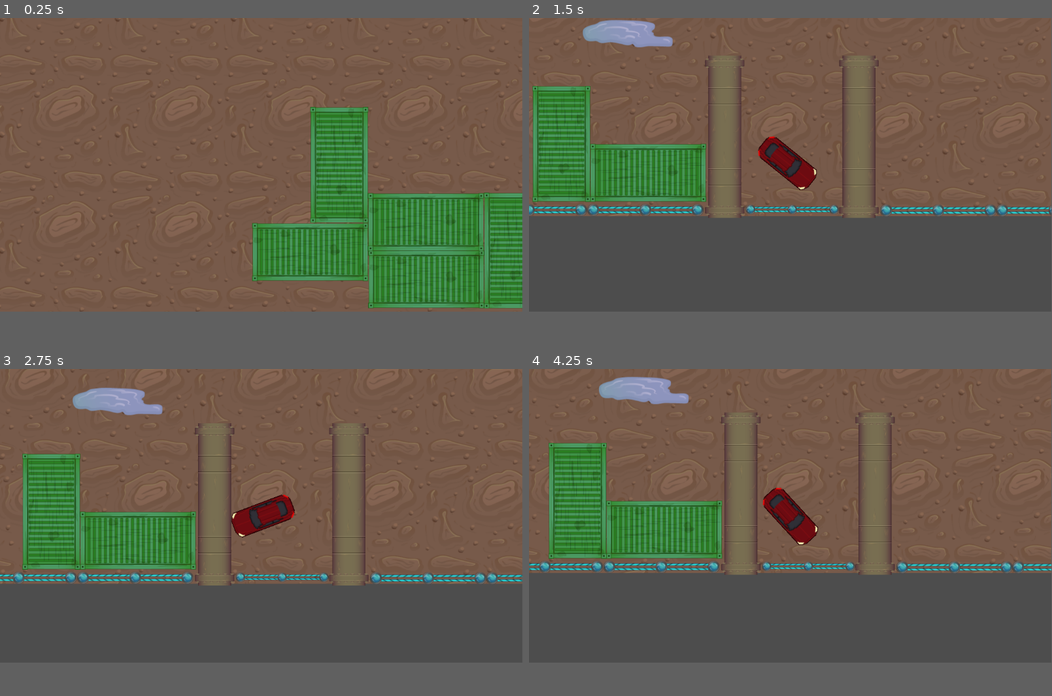
Above: before the commit, frames 1-4 (two rows, left to right).
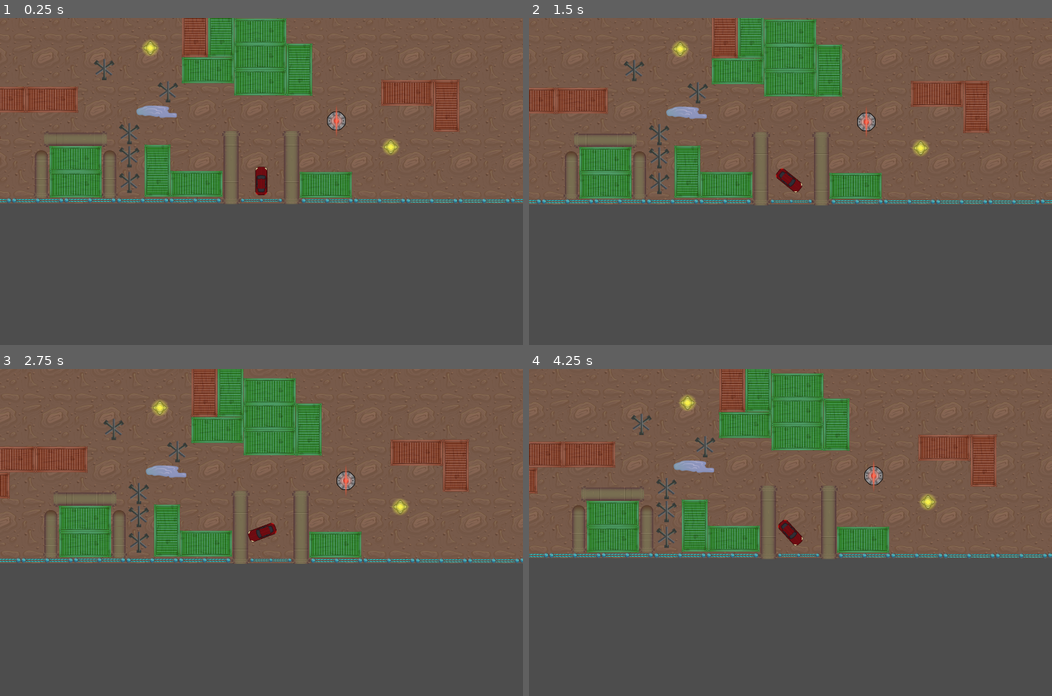
Above: after the commit, the same moments.

Repository: Lennartluber/DriveDeliver
Game: Godot game, scene res://scenes/TestWorld.tscn
Two runs of this game, one before a commit and one after it. Both use one fixed random seed, a clock stepped at 60 frames per second and the inputs below.
Inputs:
- Up to frame 1 (0.25 s): no input
- Up to frame 2 (1.5 s): hold D (right) 0.53-1.28 s; tap Space (ui_select) at 0.77 s; hold S (down) from 1.28 s (still down)
- Up to frame 3 (2.75 s): tap Space (ui_select) at 1.52 s; release S (down) at 2.03 s; hold D (right) from 2.03 s (still down)
- Up to frame 4 (4.25 s): release D (right) at 2.78 s; hold W (up) 2.78-3.53 s; tap Space (ui_select) at 3.02, 3.77 s; hold A (left) from 3.53 s (still down)
In our replay, the window is 799x449 before the commit and 800x500 after it. These sizes can differ from the game's own. Grey fills any space a smaller window leaves; there, only what the larger window draws over its background counts as a difference.

The runs differ from the first frame. In frame 1, 49% of the frame differs, in the area x 0-100%, y 0-90%; in frame 2, 22%; in frame 3, 25%; in frame 4, 23%.

Commit message:
I added a npc car scene

Diff:
--- /dev/null
+++ b/NPC car.tscn
@@ -0,0 +1,26 @@
+[gd_scene load_steps=5 format=3 uid="uid://c8cf8bm2yydqb"]
+
+[ext_resource type="Script" uid="uid://drrvsxykootsd" path="res://npc_car.gd" id="1_3m3sh"]
+[ext_resource type="Texture2D" uid="uid://dghkgphjunxmh" path="res://2D TOP DOWN PIXEL CARS/Truck/truck_blue.png" id="1_rn0le"]
+
+[sub_resource type="RectangleShape2D" id="RectangleShape2D_3m3sh"]
+size = Vector2(36, 79)
+
+[sub_resource type="RectangleShape2D" id="RectangleShape2D_til2w"]
+size = Vector2(36, 79)
+
+[node name="NPCcar" type="CharacterBody2D"]
+script = ExtResource("1_3m3sh")
+
+[node name="Sprite2D" type="Sprite2D" parent="."]
+texture = ExtResource("1_rn0le")
+
+[node name="CollisionShape2D" type="CollisionShape2D" parent="."]
+position = Vector2(0, 0.5)
+shape = SubResource("RectangleShape2D_3m3sh")
+
+[node name="Area2D" type="Area2D" parent="."]
+
+[node name="CollisionShape2D" type="CollisionShape2D" parent="Area2D"]
+position = Vector2(0, 0.5)
+shape = SubResource("RectangleShape2D_til2w")
--- /dev/null
+++ b/PlayerCar.tscn
@@ -0,0 +1,25 @@
+[gd_scene load_steps=4 format=3 uid="uid://by7pl6dwvmwtg"]
+
+[ext_resource type="Script" uid="uid://bbajokkhlljkf" path="res://scenes/car_controller.gd" id="1_mfh7n"]
+[ext_resource type="Texture2D" uid="uid://l66rsvpg5ms3" path="res://2D TOP DOWN PIXEL CARS/Coupe/coupe_red.png" id="2_j28rr"]
+
+[sub_resource type="CapsuleShape2D" id="CapsuleShape2D_epypp"]
+radius = 29.0
+height = 150.0
+
+[node name="car" type="CharacterBody2D" groups=["Player"]]
+z_index = 6
+rotation = 4.71239
+scale = Vector2(0.939194, 0.99818)
+script = ExtResource("1_mfh7n")
+metadata/_edit_group_ = true
+
+[node name="CollisionShape2D" type="CollisionShape2D" parent="."]
+rotation = 1.57079
+shape = SubResource("CapsuleShape2D_epypp")
+
+[node name="Sprite2D" type="Sprite2D" parent="."]
+position = Vector2(0.25, 0.25)
+rotation = 1.57079
+scale = Vector2(2, 1.98)
+texture = ExtResource("2_j28rr")
--- /dev/null
+++ b/npc_car.gd
@@ -0,0 +1,39 @@
+extends CharacterBody2D
+
+@export var speed: float = 200.0  # Speed of the NPC car
+@export var start_point: Node2D  # Reference to the start point
+@export var end_point: Node2D    # Reference to the end point
+
+var target_position: Vector2
+var initial_position: Vector2
+
+func _ready():
+	# Ensure start and end points are assigned
+	if start_point and end_point:
+		initial_position = start_point.global_position
+		target_position = end_point.global_position
+		global_position = initial_position  # Start at the initial position
+	else:
+		push_error("Start or End point not assigned!")
+
+func _physics_process(delta):
+	# Calculate direction to the target
+	var direction = (target_position - global_position).normalized()
+
+	# Move the car
+	velocity = direction * speed
+	move_and_slide()
+
+	# Check if the car is close to the target
+	if global_position.distance_to(target_position) < 10.0:
+		respawn()
+
+func respawn():
+	# Reset position to start point
+	global_position = initial_position
+	velocity = Vector2.ZERO
+
+func _on_area_2d_body_entered(body):
+	# Check if the colliding body is the player
+	if body.is_in_group("player"):
+		body.die()  # Call the player's die function
--- a/project.godot
+++ b/project.godot
@@ -14,6 +14,11 @@
 run/main_scene="res://scenes/TestWorld.tscn"
 config/features=PackedStringArray("4.4", "Forward Plus")
 config/icon="res://icon.svg"
+
+[display]
+
+window/size/viewport_width=5000
+window/size/viewport_height=2500
 
 [input]
 
--- /dev/null
+++ b/scenes/PIPE 2.tscn
@@ -0,0 +1,11 @@
+[gd_scene load_steps=2 format=3 uid="uid://b4aj1m0ab3wag"]
+
+[ext_resource type="Texture2D" uid="uid://ch8taf4205tok" path="res://PNG/Decor_Items/Decor_Pipe_C_01.png" id="1_goob7"]
+
+[node name="StaticBody2D" type="StaticBody2D"]
+
+[node name="Sprite2D" type="Sprite2D" parent="."]
+texture = ExtResource("1_goob7")
+
+[node name="CollisionPolygon2D" type="CollisionPolygon2D" parent="."]
+polygon = PackedVector2Array(-66, -56, -66, 56, 24, 55, 28.5, 55, 44.5, 46, 46.9, 46, 55.9, 36, 57.3, 36, 66.4, 14, 68, 14, 68, -12.4, 65, -19.4, 65, -22.6, 58, -32.6, 58, -35, 42, -48.1, 42, -49.5, 26, -54.5, 26, -56)
--- a/scenes/TestWorld.tscn
+++ b/scenes/TestWorld.tscn
@@ -1,49 +1,36 @@
-[gd_scene load_steps=10 format=3 uid="uid://d4cm57vspmiln"]
+[gd_scene load_steps=15 format=3 uid="uid://d4cm57vspmiln"]
 
 [ext_resource type="Texture2D" uid="uid://2ca6w4mgkqsb" path="res://PNG/Ground_Tile_01_C.png" id="1_mxtr1"]
-[ext_resource type="Script" uid="uid://bbajokkhlljkf" path="res://scenes/car_controller.gd" id="2_a2f0d"]
-[ext_resource type="Texture2D" uid="uid://l66rsvpg5ms3" path="res://2D TOP DOWN PIXEL CARS/Coupe/coupe_red.png" id="3_2puco"]
+[ext_resource type="PackedScene" uid="uid://by7pl6dwvmwtg" path="res://PlayerCar.tscn" id="2_mxtr1"]
 [ext_resource type="Script" uid="uid://mg353le61aqf" path="res://scenes/camera_2d.gd" id="4_21yxg"]
 [ext_resource type="PackedScene" uid="uid://m1e8ae8lwcpj" path="res://scenes/pipe.tscn" id="6_1kh8g"]
 [ext_resource type="PackedScene" uid="uid://bjj7x6a2ahyuu" path="res://scenes/container.tscn" id="7_xm70n"]
+[ext_resource type="PackedScene" uid="uid://xpfbbmd5hrq7" path="res://spikes.tscn" id="8_a2f0d"]
 [ext_resource type="PackedScene" uid="uid://dqnrpb5m2khgg" path="res://scenes/border.tscn" id="8_ge7yi"]
 [ext_resource type="PackedScene" uid="uid://bb080uud6ejn5" path="res://scenes/puddle_slip.tscn" id="8_mxtr1"]
-
-[sub_resource type="CapsuleShape2D" id="CapsuleShape2D_epypp"]
-radius = 29.0
-height = 150.0
+[ext_resource type="PackedScene" uid="uid://m46td02qs40e" path="res://scenes/container red.tscn" id="9_a2f0d"]
+[ext_resource type="PackedScene" uid="uid://b4aj1m0ab3wag" path="res://scenes/PIPE 2.tscn" id="10_2puco"]
+[ext_resource type="PackedScene" uid="uid://bpq6b7l8sa36n" path="res://scenes/bomb.tscn" id="11_21yxg"]
+[ext_resource type="Texture2D" uid="uid://bhfbe8uepit8s" path="res://PNG/Decor_Items/Czech_Hdgehog_A.png" id="12_82ue1"]
+[ext_resource type="PackedScene" uid="uid://rhyv2vw0v1al" path="res://scenes/bomb_2.tscn" id="13_1kh8g"]
+[ext_resource type="PackedScene" uid="uid://c8cf8bm2yydqb" path="res://NPC car.tscn" id="14_xm70n"]
 
 [node name="Node2D" type="Node2D"]
 position = Vector2(-1, 0)
 
 [node name="TextureRect" type="TextureRect" parent="."]
-offset_left = -508.0
+offset_left = -509.0
 offset_top = -924.0
-offset_right = 2957.0
+offset_right = 2956.0
 offset_bottom = 2726.0
 texture = ExtResource("1_mxtr1")
 stretch_mode = 1
 
-[node name="car" type="CharacterBody2D" parent="."]
-z_index = 6
+[node name="car" parent="." instance=ExtResource("2_mxtr1")]
 position = Vector2(1225, 2617)
-rotation = 4.71239
-scale = Vector2(0.939194, 0.99818)
-script = ExtResource("2_a2f0d")
-metadata/_edit_group_ = true
-
-[node name="CollisionShape2D" type="CollisionShape2D" parent="car"]
-rotation = 1.57079
-shape = SubResource("CapsuleShape2D_epypp")
-
-[node name="Sprite2D" type="Sprite2D" parent="car"]
-position = Vector2(0.25, 0.25)
-rotation = 1.57079
-scale = Vector2(2, 1.98)
-texture = ExtResource("3_2puco")
 
 [node name="Camera2D" type="Camera2D" parent="." node_paths=PackedStringArray("target")]
-position = Vector2(-137, -92)
+position = Vector2(1229, 2626)
 script = ExtResource("4_21yxg")
 target = NodePath("../car")
 
@@ -298,7 +285,7 @@
 rotation = 1.5708
 
 [node name="PuddleSlip" parent="." instance=ExtResource("8_mxtr1")]
-position = Vector2(863, 2324)
+position = Vector2(713, 2278)
 
 [node name="container6" parent="." instance=ExtResource("7_xm70n")]
 position = Vector2(908, 2631)
@@ -306,3 +293,129 @@
 [node name="container7" parent="." instance=ExtResource("7_xm70n")]
 position = Vector2(717, 2567)
 rotation = 1.5708
+
+[node name="spikes" parent="." instance=ExtResource("8_a2f0d")]
+position = Vector2(768, 2180)
+
+[node name="spikes2" parent="." instance=ExtResource("8_a2f0d")]
+position = Vector2(579, 2385)
+
+[node name="container red" parent="." instance=ExtResource("9_a2f0d")]
+position = Vector2(200, 2219)
+
+[node name="spikes3" parent="." instance=ExtResource("8_a2f0d")]
+position = Vector2(456, 2071)
+
+[node name="Pipe9" parent="." instance=ExtResource("6_1kh8g")]
+position = Vector2(239, 2412)
+rotation = 3.14159
+scale = Vector2(0.6, 0.6)
+
+[node name="Pipe10" parent="." instance=ExtResource("6_1kh8g")]
+position = Vector2(392, 2412)
+scale = Vector2(0.6, 0.6)
+
+[node name="container8" parent="." instance=ExtResource("7_xm70n")]
+position = Vector2(316, 2509)
+
+[node name="container9" parent="." instance=ExtResource("7_xm70n")]
+position = Vector2(317, 2635)
+
+[node name="Pipe11" parent="." instance=ExtResource("6_1kh8g")]
+position = Vector2(483, 2622)
+rotation = 1.5708
+scale = Vector2(0.6, 0.6)
+
+[node name="StaticBody2D" parent="." instance=ExtResource("10_2puco")]
+position = Vector2(483, 2506)
+rotation = 4.71239
+scale = Vector2(0.6, 0.6)
+metadata/_edit_group_ = true
+
+[node name="Pipe12" parent="." instance=ExtResource("6_1kh8g")]
+position = Vector2(149, 2622)
+rotation = 1.5708
+scale = Vector2(0.6, 0.6)
+
+[node name="StaticBody2D2" parent="." instance=ExtResource("10_2puco")]
+position = Vector2(149, 2506)
+rotation = 4.71239
+scale = Vector2(0.6, 0.6)
+
+[node name="Area2D" parent="." instance=ExtResource("11_21yxg")]
+position = Vector2(682, 1966)
+metadata/_edit_group_ = true
+
+[node name="CzechHdgehogA" type="Sprite2D" parent="."]
+position = Vector2(579, 2498)
+scale = Vector2(0.5, 0.5)
+texture = ExtResource("12_82ue1")
+
+[node name="CzechHdgehogA2" type="Sprite2D" parent="."]
+position = Vector2(579, 2624)
+scale = Vector2(0.5, 0.5)
+texture = ExtResource("12_82ue1")
+
+[node name="StaticBody2D3" parent="." instance=ExtResource("9_a2f0d")]
+position = Vector2(900, 1883)
+rotation = 1.5708
+
+[node name="StaticBody2D4" parent="." instance=ExtResource("9_a2f0d")]
+position = Vector2(707, 1690)
+
+[node name="StaticBody2D5" parent="." instance=ExtResource("9_a2f0d")]
+position = Vector2(963, 1690)
+
+[node name="container10" parent="." instance=ExtResource("7_xm70n")]
+position = Vector2(1220, 1885)
+
+[node name="StaticBody2D6" parent="." instance=ExtResource("9_a2f0d")]
+position = Vector2(-55, 2219)
+
+[node name="StaticBody2D7" parent="." instance=ExtResource("9_a2f0d")]
+position = Vector2(-181, 2347)
+
+[node name="StaticBody2D8" parent="." instance=ExtResource("9_a2f0d")]
+position = Vector2(-246, 2155)
+rotation = 1.5708
+
+[node name="bomb" parent="." instance=ExtResource("11_21yxg")]
+position = Vector2(-185, 2553)
+scale = Vector2(1.2, 1.2)
+metadata/_edit_group_ = true
+
+[node name="bomb2" parent="." instance=ExtResource("13_1kh8g")]
+position = Vector2(1593, 2323)
+rotation = 1.5708
+metadata/_edit_group_ = true
+
+[node name="container11" parent="." instance=ExtResource("7_xm70n")]
+position = Vector2(1541, 2636)
+
+[node name="Area2D2" parent="." instance=ExtResource("11_21yxg")]
+position = Vector2(1859, 2451)
+
+[node name="StaticBody2D9" parent="." instance=ExtResource("9_a2f0d")]
+position = Vector2(1939, 2186)
+
+[node name="StaticBody2D10" parent="." instance=ExtResource("9_a2f0d")]
+position = Vector2(2131, 2249)
+rotation = 1.5708
+
+[node name="start point" type="Node2D" parent="."]
+position = Vector2(566, 1665)
+
+[node name="end point" type="Node2D" parent="."]
+position = Vector2(-478, 1678)
+
+[node name="NPCcar" parent="." node_paths=PackedStringArray("start_point", "end_point") instance=ExtResource("14_xm70n")]
+start_point = NodePath("../start point")
+end_point = NodePath("../end point")
+
+[connection signal="body_entered" from="spikes" to="car" method="_on_spikes_body_entered"]
+[connection signal="body_entered" from="spikes2" to="car" method="_on_spikes_2_body_entered"]
+[connection signal="body_entered" from="spikes3" to="car" method="_on_spikes_3_body_entered"]
+[connection signal="body_entered" from="Area2D" to="car" method="_on_area_2d_body_entered"]
+[connection signal="body_entered" from="bomb" to="car" method="_on_area_2d_2_body_entered"]
+[connection signal="body_entered" from="bomb2" to="car" method="_on_bomb_2_body_entered"]
+[connection signal="body_entered" from="Area2D2" to="car" method="_on_area_2d_2_body_entered"]
--- /dev/null
+++ b/scenes/bomb.tscn
@@ -0,0 +1,11 @@
+[gd_scene load_steps=2 format=3 uid="uid://bpq6b7l8sa36n"]
+
+[ext_resource type="Texture2D" uid="uid://egygkvk5v5q2" path="res://PNG/Bombs/Sprites/Bomb_Idle_C_004.png" id="1_4kkau"]
+
+[node name="Area2D" type="Area2D"]
+
+[node name="Sprite2D" type="Sprite2D" parent="."]
+texture = ExtResource("1_4kkau")
+
+[node name="CollisionPolygon2D" type="CollisionPolygon2D" parent="."]
+polygon = PackedVector2Array(-6, -46.2, -6, -45, -10.5, -45, -22.5, -38, -24.9, -38, -34.9, -27, -36.2, -27, -45, -9.5, -45, -5.1, -48.5, -3, -50.3, -3, -51.3, -0.699997, -46, 6, -44.4, 6, -40, 19.3, -40, 21.8, -26, 35.8, -26, 37.4, -6, 44.4, -6, 46.5, 14.4, 42, 17.8, 42, 33.7, 28, 35.2, 28, 45, 10.5, 45, 5.10001, 48.5, 3, 50.3, 3, 51.4, 0.5, 44.8, -6, 39, -20.5, 39, -22.8, 27, -34.8, 27, -36.3, 11, -43.3, 11, -44.9)
--- /dev/null
+++ b/scenes/bomb_2.tscn
@@ -0,0 +1,11 @@
+[gd_scene load_steps=2 format=3 uid="uid://rhyv2vw0v1al"]
+
+[ext_resource type="Texture2D" uid="uid://wfgtddf5tail" path="res://PNG/Bombs/Sprites/Bomb_Idle_A_002.png" id="1_k2pdj"]
+
+[node name="bomb2" type="Area2D"]
+
+[node name="Sprite2D" type="Sprite2D" parent="."]
+texture = ExtResource("1_k2pdj")
+
+[node name="CollisionPolygon2D" type="CollisionPolygon2D" parent="."]
+polygon = PackedVector2Array(-19, -49.1, -19, -47, -22.9, -47, -49, -17.8, -49, -8.8, -63.2, -7, -71.5, -7, -79.5, -3, -81.3, -3, -82.4, -0.5, -78, 3.8, -78, 5.8, -51.1, 9, -48.7, 9, -47, 18.4, -47, 22.9, -24, 44.8, -24, 47, 22.9, 47, 49, 17.8, 49, 8.7, 63.2, 7, 72.5, 7, 80.5, 3, 82.4, 3, 83.4, 0.300003, 78, -4, 78, -5.8, 51.1, -9, 48.7, -9, 47, -18.4, 47, -22.9, 24, -44.9, 24, -46.9)
--- a/scenes/car_controller.gd
+++ b/scenes/car_controller.gd
@@ -11,6 +11,9 @@
 # Current control values
 var move_input = 0.0
 var turn_input = 0.0
+
+
+
 
 func _physics_process(delta):
 	if controlling :
@@ -67,5 +70,25 @@
 	controlling = true
 
 
+func _on_spikes_body_entered(body: Node2D) -> void:
+	get_tree().reload_current_scene()
+
+
+func _on_spikes_2_body_entered(body: Node2D) -> void:
+	get_tree().reload_current_scene()
+
+
+func _on_spikes_3_body_entered(body: Node2D) -> void:
+	get_tree().reload_current_scene()
+
+
 func _on_area_2d_body_entered(body: Node2D) -> void:
-	pass # Replace with function body.
+	get_tree().reload_current_scene()
+
+
+func _on_area_2d_2_body_entered(body: Node2D) -> void:
+	get_tree().reload_current_scene()
+
+
+func _on_bomb_2_body_entered(body: Node2D) -> void:
+	get_tree().reload_current_scene()
--- /dev/null
+++ b/scenes/container red.tscn
@@ -0,0 +1,12 @@
+[gd_scene load_steps=2 format=3 uid="uid://m46td02qs40e"]
+
+[ext_resource type="Texture2D" uid="uid://bcdtwxy0hlbcj" path="res://PNG/Decor_Items/Container_B.png" id="1_4xwq3"]
+
+[node name="StaticBody2D" type="StaticBody2D"]
+metadata/_edit_group_ = true
+
+[node name="Sprite2D" type="Sprite2D" parent="."]
+texture = ExtResource("1_4xwq3")
+
+[node name="CollisionPolygon2D" type="CollisionPolygon2D" parent="."]
+polygon = PackedVector2Array(128, 68, 128, -68, -128, -68, -128, 68)
--- a/scenes/container.tscn
+++ b/scenes/container.tscn
@@ -8,4 +8,4 @@
 texture = ExtResource("1_1syo6")
 
 [node name="CollisionPolygon2D" type="CollisionPolygon2D" parent="."]
-polygon = PackedVector2Array(128, 68, 128, -68, -128, -68, -128, 68)
+polygon = PackedVector2Array(127, 63, 128, -63, 0, -63, -129, -63, -128, 63, -1, 63)
--- /dev/null
+++ b/scenes/puddle_slip.gd
@@ -0,0 +1,16 @@
+extends Area2D
+
+var player : CharacterBody2D
+
+func _ready():
+	player = get_tree().get_first_node_in_group("Player")
+
+
+
+func _on_body_entered(body: Node2D) -> void:
+	player.controlling= false
+	#get_tree().reload_current_scene()
+
+
+func _on_body_exited(body: Node2D) -> void:
+	player.controlling = true
--- a/scenes/puddle_slip.tscn
+++ b/scenes/puddle_slip.tscn
@@ -1,8 +1,10 @@
-[gd_scene load_steps=2 format=3 uid="uid://bb080uud6ejn5"]
+[gd_scene load_steps=3 format=3 uid="uid://bb080uud6ejn5"]
 
+[ext_resource type="Script" uid="uid://daefjdjkmifmf" path="res://scenes/puddle_slip.gd" id="1_8xppp"]
 [ext_resource type="Texture2D" uid="uid://bgtk40cwqu7w2" path="res://PNG/Decor_Items/Puddle_05.png" id="1_qxeg3"]
 
 [node name="PuddleSlip" type="Area2D"]
+script = ExtResource("1_8xppp")
 metadata/_edit_group_ = true
 
 [node name="Puddle05" type="Sprite2D" parent="."]
@@ -11,3 +13,6 @@
 [node name="CollisionPolygon2D" type="CollisionPolygon2D" parent="."]
 position = Vector2(4, 5)
 polygon = PackedVector2Array(-29, -35.1, -29, -33.9, -53.2, -32, -59.4, -32, -95.4, -16, -98, -16, -103, -9.7, -103, 4. …(334 unchanged characters)…
+
+[connection signal="body_entered" from="." to="." method="_on_body_entered"]
+[connection signal="body_exited" from="." to="." method="_on_body_exited"]
--- /dev/null
+++ b/scenes/spikes.gd
@@ -0,0 +1 @@
+extends Area2D
--- /dev/null
+++ b/spikes.tscn
@@ -0,0 +1,15 @@
+[gd_scene load_steps=3 format=3 uid="uid://xpfbbmd5hrq7"]
+
+[ext_resource type="Script" uid="uid://wbivb43sp2ui" path="res://scenes/spikes.gd" id="1_nrdsm"]
+[ext_resource type="Texture2D" uid="uid://bhfbe8uepit8s" path="res://PNG/Decor_Items/Czech_Hdgehog_A.png" id="2_8fhau"]
+
+[node name="spikes" type="Area2D"]
+scale = Vector2(0.5, 0.5)
+script = ExtResource("1_nrdsm")
+metadata/_edit_group_ = true
+
+[node name="Sprite2D" type="Sprite2D" parent="."]
+texture = ExtResource("2_8fhau")
+
+[node name="CollisionPolygon2D" type="CollisionPolygon2D" parent="."]
+polygon = PackedVector2Array(1, -108.4, 1, -106.5, -14, -101.4, -14, -36.3, -51.5, -66.4, -47, -72.3, -47, -77, -71, -95, -71, -96.4, -73.6, -97.4, -102.9, -62, -104.2, -62, -105.3, -59.9, -101, -53.4, -101, -52, -82, -38, -82, -36.7, -79.5, -35.6, -71.2, -44, -27.8, -8.8, -87.7, 35, -91.1, 35, -85, 48.3, -85, 53.8, -80, 58.8, -80, 62, -72.5, 59, -70.4, 59, -14, 18.1, -14, 71.3, -22.4, 73, -25.1, 73, -22.9, 108, 24.8, 108, 28, 104.8, 28, 73.3, 16, 71.2, 16, 26, 63, 61.9, 63, 64, 69.8, 64, 86, 48.9, 86, 44, 22, -7, 69.3, -38.9, 76.2, -32, 79.7, -32, 105, -51, 105, -55.6, 78, -93, 74.3, -93, 50.3, -75, 48.8, -75, 47.7, -72.9, 53.7, -63.8, 16, -37.4, 16, -105.7)
Not shown, added: npc_car.gd.uid
Not shown, added: scenes/puddle_slip.gd.uid
Not shown, added: scenes/spikes.gd.uid
